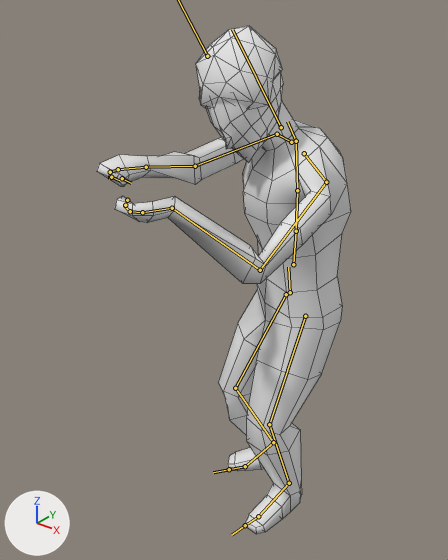
Before and after pictures for a commit that changed the FBX model Assets/Models/HumanBody/Animations/PistolWalkBackwards.fbx.
Rendered twice from a 50 mm camera at (6.29, -9.7, 10.6) aimed at (-0.15, -1.66, 5.61). Lighting does not change. The marker at lower left points along +X, +Y and +Z. Both versions are drawn at frame 16 of the action 'mixamo.com'; the numbers are the values there. The bones that bend it are drawn over the model as lines. Mesh edges are drawn as thin lines.

In view in the first picture: 'Characters_04'.
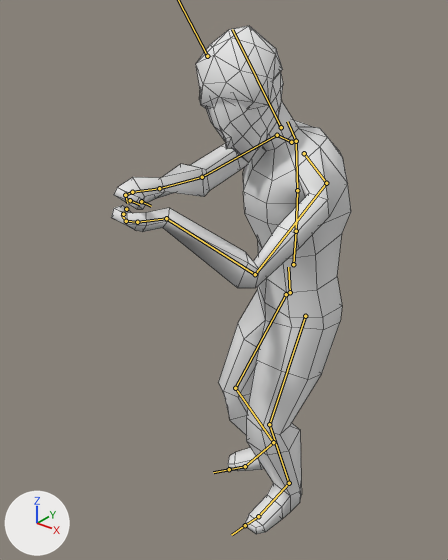
What differs and where, as boxes (x1, y1, x2, y2) in the pictures (448 x 560 px):
```json
{"object": "Characters_04", "change": "posed", "before": [97, 26, 351, 534], "after": [111, 26, 351, 534]}
{"bone": "mixamorig:LeftArm", "before": "(326, 182) to (260, 270)", "after": "(326, 183) to (255, 274)"}
{"bone": "mixamorig:LeftForeArm", "before": "(260, 270) to (172, 208)", "after": "(255, 274) to (166, 218)"}
{"bone": "mixamorig:LeftHand", "before": "(172, 208) to (142, 212)", "after": "(166, 218) to (137, 222)"}
{"bone": "mixamorig:RightArm", "before": "(277, 134) to (195, 166)", "after": "(277, 135) to (202, 177)"}
{"bone": "mixamorig:RightHand", "before": "(146, 167) to (118, 169)", "after": "(159, 188) to (132, 192)"}
```

The change, as JSON lines over the scene's bpy script:
```json
{"block": "bone_mixamorig_leftarm", "where": "bone_mixamorig_leftarm = bpy.data.objects['Armature'].pose.bones['mixamorig:LeftArm']  # child of 'mixamorig:LeftShoulder'"}
{"op": "set", "path": "bone_mixamorig_leftarm.rotation_quaternion", "old": "(0.878, 0.085, -0.226, 0.413)", "new": "(0.877, 0.124, -0.198, 0.42)", "note": "degrees (-3, -28, 51) -> degrees (3, -27, 50)"}
{"block": "bone_mixamorig_leftforearm", "where": "bone_mixamorig_leftforearm = bpy.data.objects['Armature'].pose.bones['mixamorig:LeftForeArm']  # child of 'mixamorig:LeftArm'"}
{"op": "set", "path": "bone_mixamorig_leftforearm.rotation_quaternion", "old": "(0.818, 0.007, 0.061, 0.572)", "new": "(0.818, 0.014, 0.129, 0.561)", "note": "degrees (5, 5, 70) -> degrees (10, 11, 70)"}
{"block": "bone_mixamorig_lefthand", "where": "bone_mixamorig_lefthand = bpy.data.objects['Armature'].pose.bones['mixamorig:LeftHand']  # child of 'mixamorig:LeftForeArm'"}
{"op": "set", "path": "bone_mixamorig_lefthand.rotation_quaternion", "old": "(0.895, 0.227, -0.369, 0.103)", "new": "(0.886, 0.194, -0.411, 0.095)", "note": "degrees (28, -45, 1) -> degrees (24, -50, 1)"}
{"block": "bone_mixamorig_rightarm", "where": "bone_mixamorig_rightarm = bpy.data.objects['Armature'].pose.bones['mixamorig:RightArm']  # child of 'mixamorig:RightShoulder'"}
{"op": "set", "path": "bone_mixamorig_rightarm.rotation_quaternion", "old": "(0.602, 0.369, 0.028, -0.707)", "new": "(0.591, 0.395, -0.02, -0.703)", "note": "degrees (29, 34, -90) -> degrees (36, 32, -89)"}
{"block": "bone_mixamorig_righthand", "where": "bone_mixamorig_righthand = bpy.data.objects['Armature'].pose.bones['mixamorig:RightHand']  # child of 'mixamorig:RightForeArm'"}
{"op": "set", "path": "bone_mixamorig_righthand.rotation_quaternion", "old": "(0.912, -0.073, 0.4, 0.058)", "new": "(0.903, -0.066, 0.423, 0.024)", "note": "degrees (-7, 48, 4) -> degrees (-9, 50, -1)"}
```
